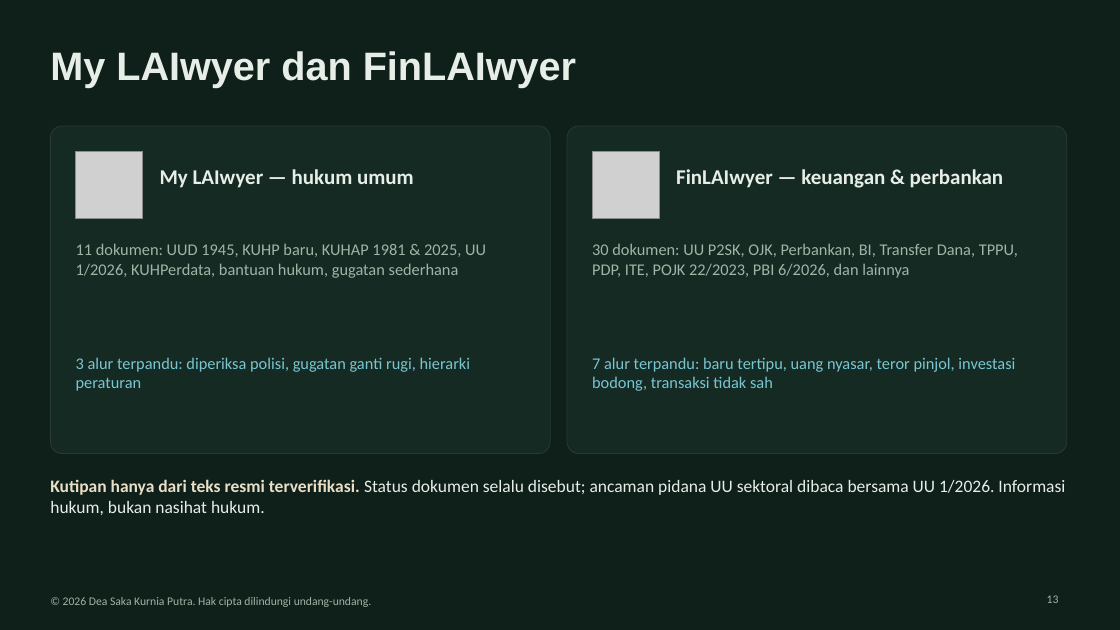
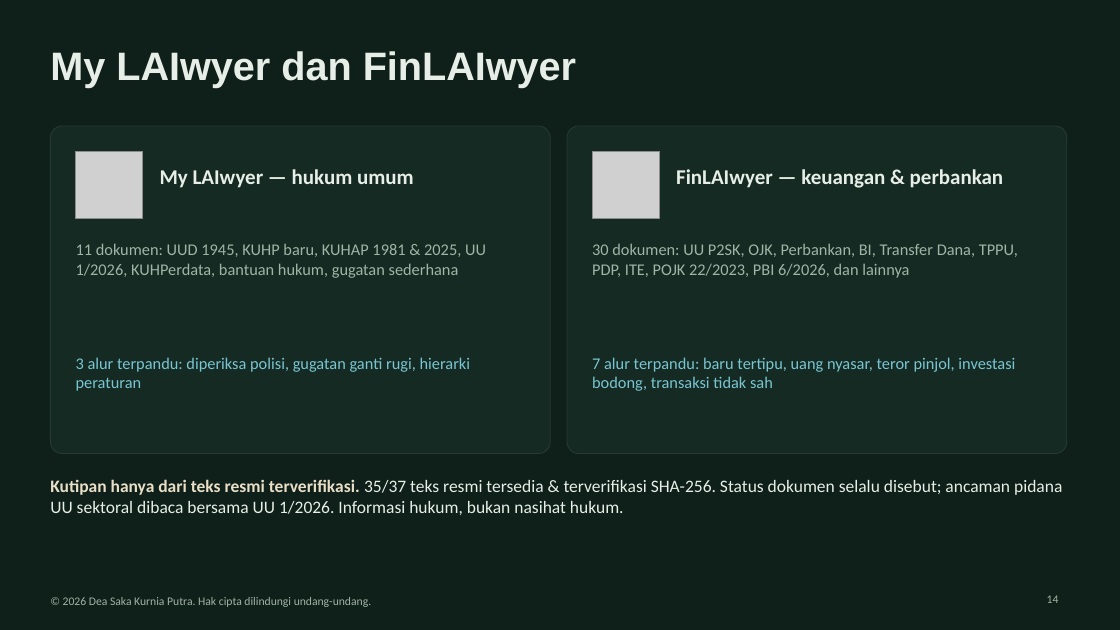
Before and after one commit to DSKPutra/askfolio, a slide deck: slide 14 of kit/whitepaper/Finandex_UTS_Kelompok.pptx (slide 13 before the commit). Drawn at 1120x630 pixels with LibreOffice and Linux fonts; fonts in the diff are those of the drawing; grey boxes stand for pictures. Boxes give left, top, right and bottom in pixels: in the first picture for what was removed or moved away, otherwise in the second. Text is boxed around its words. In the diff, an @@ line names an element or a change of style, - is before the commit and + after.

```diff
--- a/kit/whitepaper/Finandex_UTS_Kelompok.pptx
+++ b/kit/whitepaper/Finandex_UTS_Kelompok.pptx
@@ text at <box>50,479,1062,515</box>: text changed @@
-Kutipan hanya dari teks resmi terverifikasi. Status dokumen selalu disebut; ancaman pidana UU sektoral dibaca bersama UU 1/2026. Informasi hukum, bukan nasihat hukum.
+Kutipan hanya dari teks resmi terverifikasi. 35/37 teks resmi tersedia & terverifikasi SHA-256. Status dokumen selalu disebut; ancaman pidana UU sektoral dibaca bersama UU 1/2026. Informasi hukum, bukan nasihat hukum.
@@ page number at <box>1047,595,1059,603</box>: text changed @@
-13
+14
```
Also in this commit, not shown: 12 other slides changed, 2 slides added, 9 other files.
